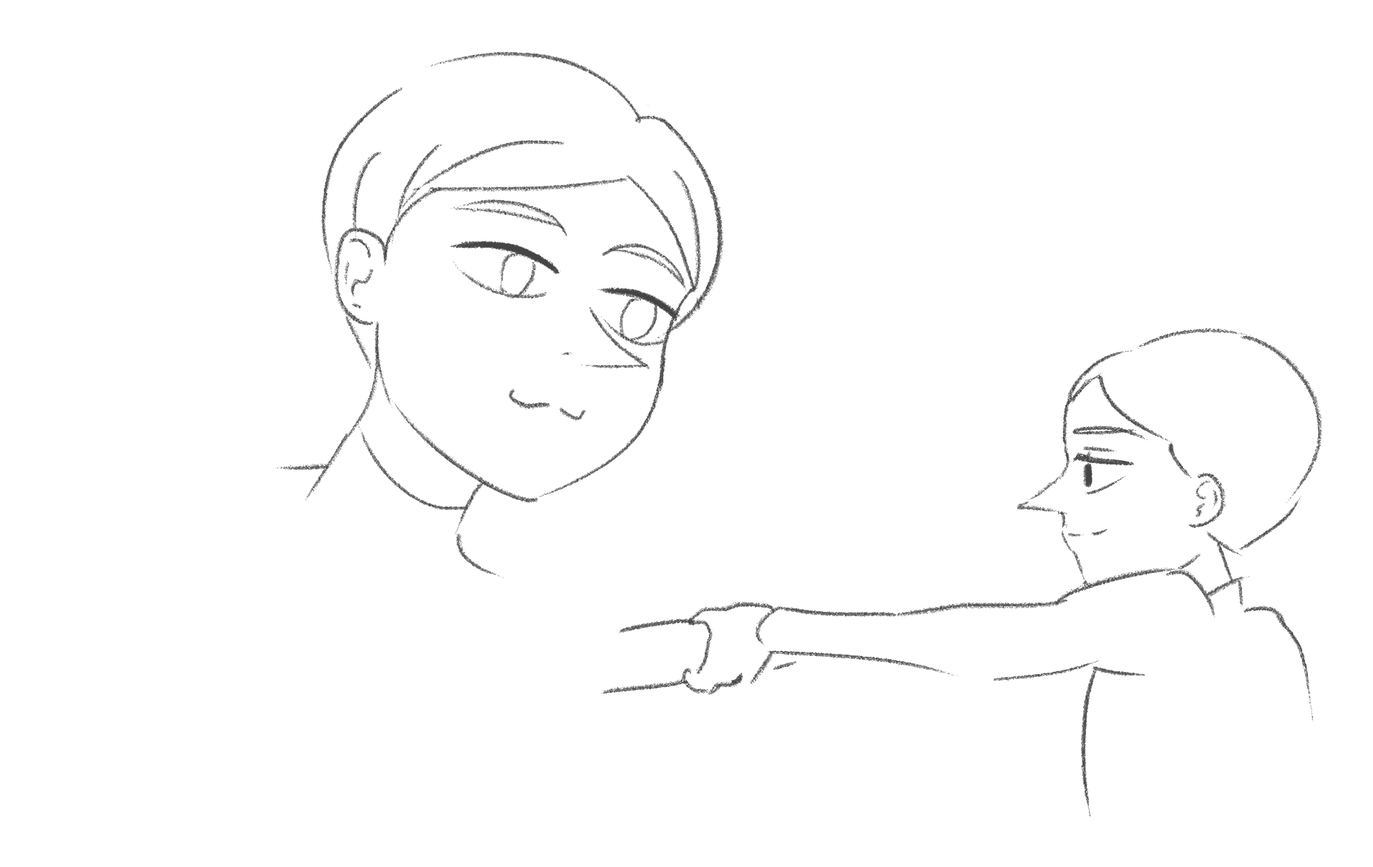
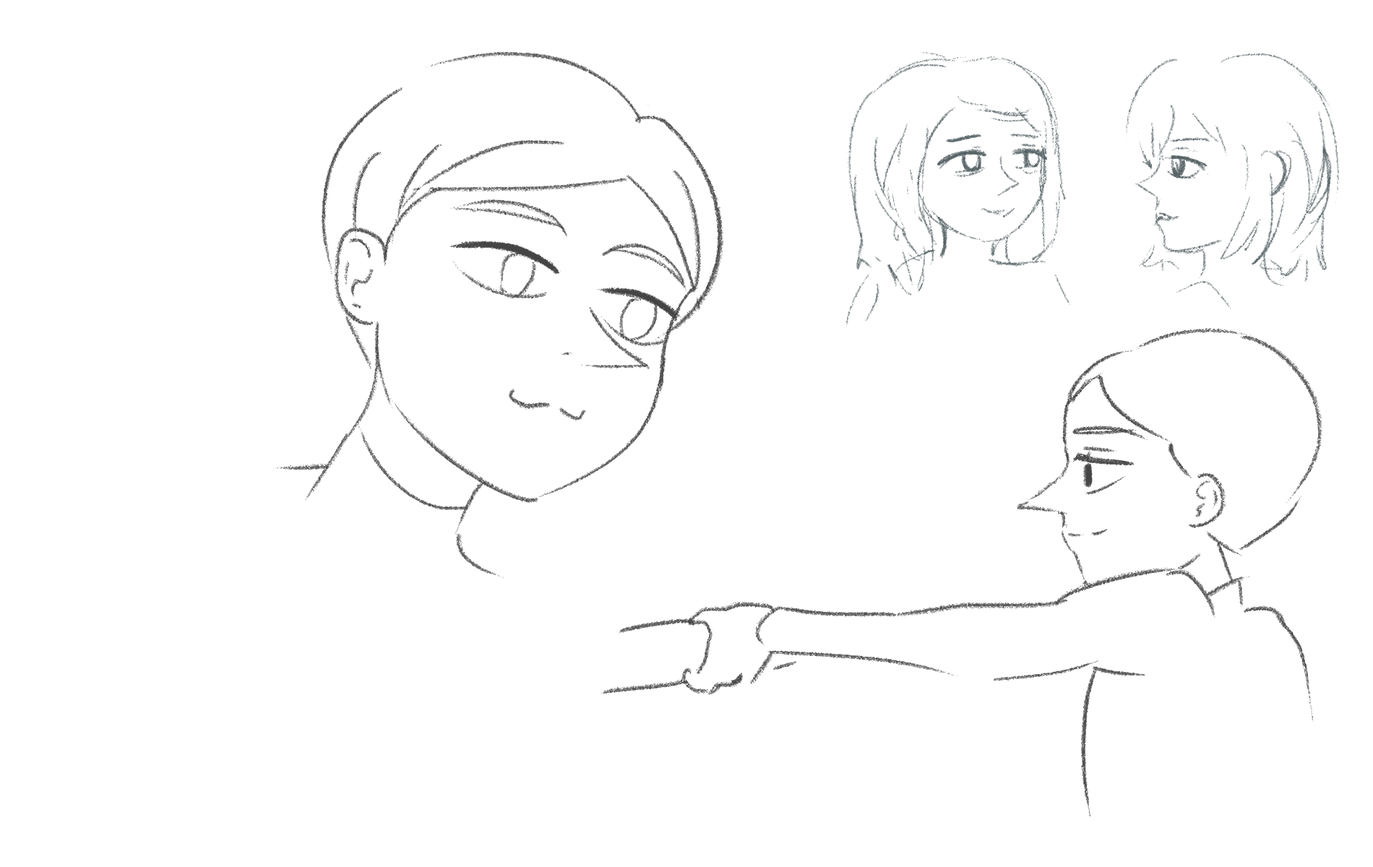
The second 1373 × 867 image is a revision of the first. Changes to its layers:
added layer "Слой 3" above "Слой 1 копия" over [845, 52, 1340, 327]
